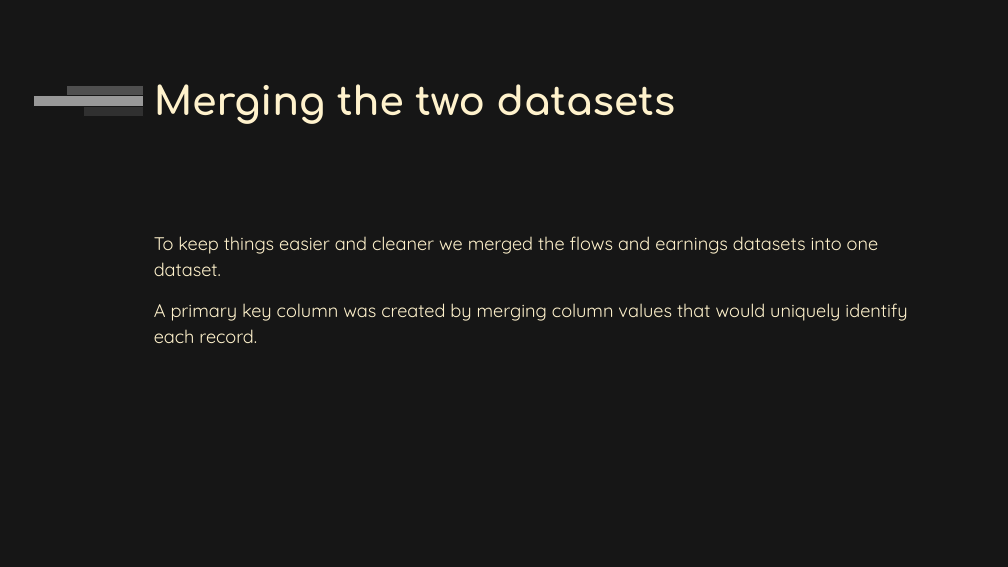
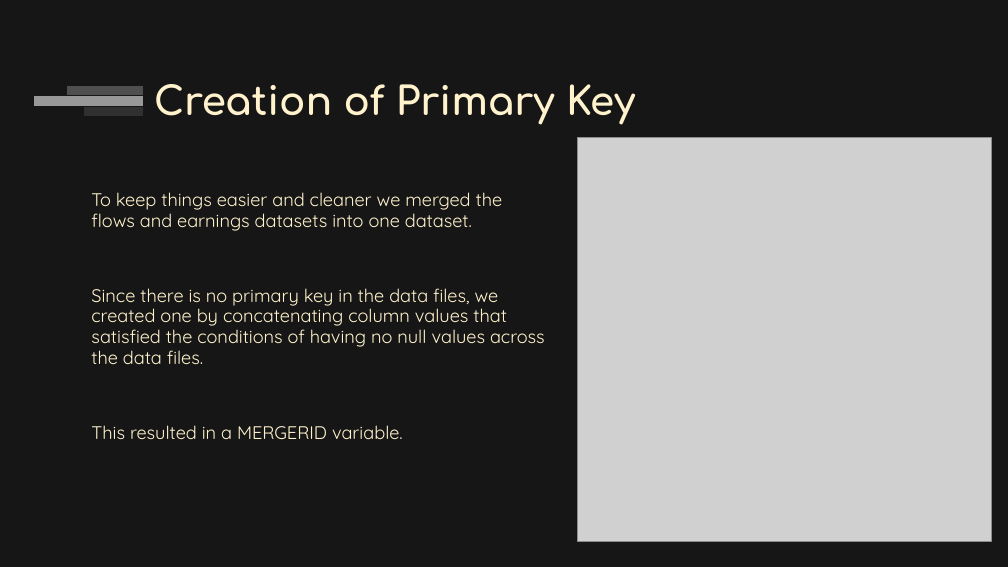
Before and after one commit to adinfinitum225/final_project, a slide deck: slide 16 of media/Final Project - Employment Prosepects.pptx (slide 19 before the commit). Drawn at 1008x567 pixels with LibreOffice and Linux fonts; fonts in the diff are those of the drawing; grey boxes stand for pictures. Boxes give left, top, right and bottom in pixels: in the first picture for what was removed or moved away, otherwise in the second. Text is boxed around its words. In the diff, an @@ line names an element or a change of style, - is before the commit and + after.

Commit message:
final version of presentation

```diff
--- a/media/Final Project - Employment Prosepects.pptx
+++ b/media/Final Project - Employment Prosepects.pptx
@@ title at (154, 84, 635, 124): text changed @@
-Merging the two datasets
+Creation of Primary Key
@@ picture added at (578, 138, 991, 541) @@
@@ text "To keep things easier and ...": place and size @@
-text "To keep things easier and ..." at (154, 236, 907, 343)
+text "To keep things easier and ..." at (91, 192, 545, 439)
@@ text at (91, 192, 503, 231): indent changed; line spacing 1.15 to 0.95 @@
@@ text at (91, 288, 545, 439): text changed @@
-A primary key column was created by merging column values that would uniquely identify each record.
+Since there is no primary key in the data files, we created one by concatenating column values that satisfied the conditions of having no null values across the data files.
+This resulted in a MERGERID variable.
```
Also in this commit, not shown: 4 other slides changed, 6 slides added, 4 slides removed.
